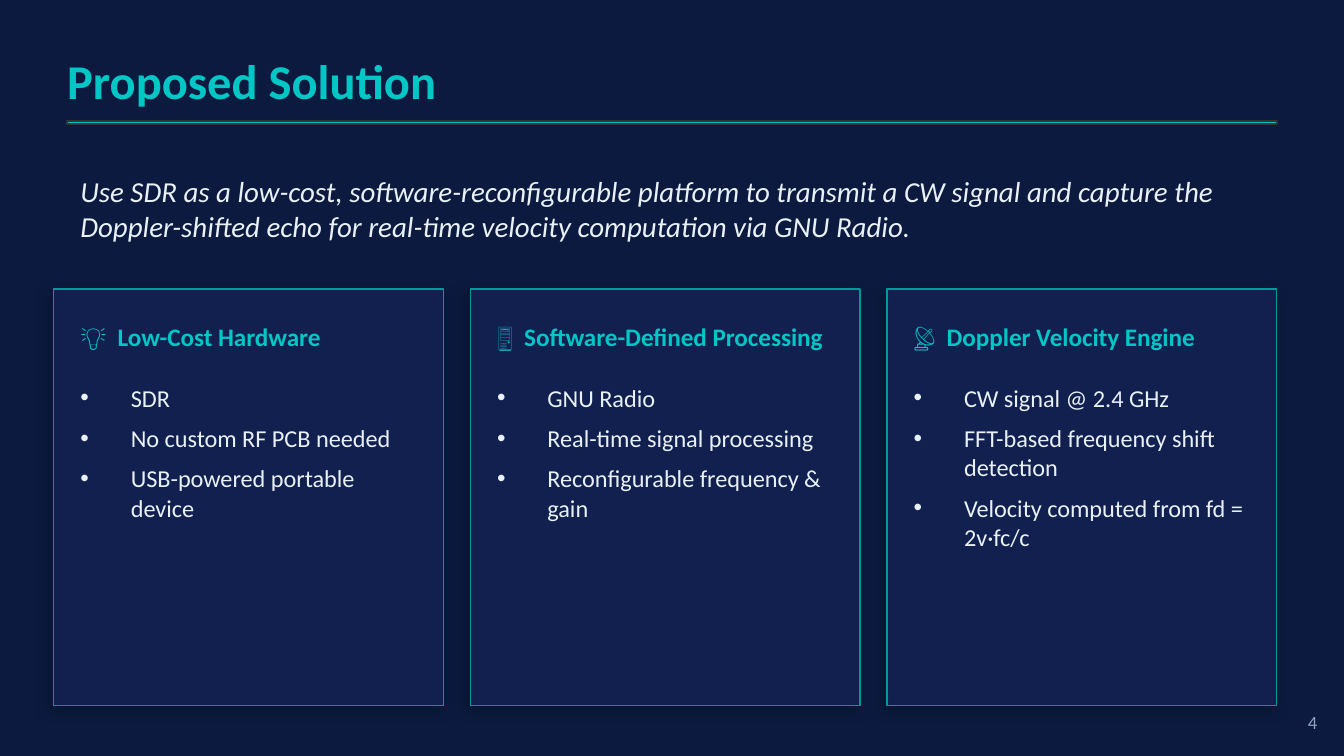
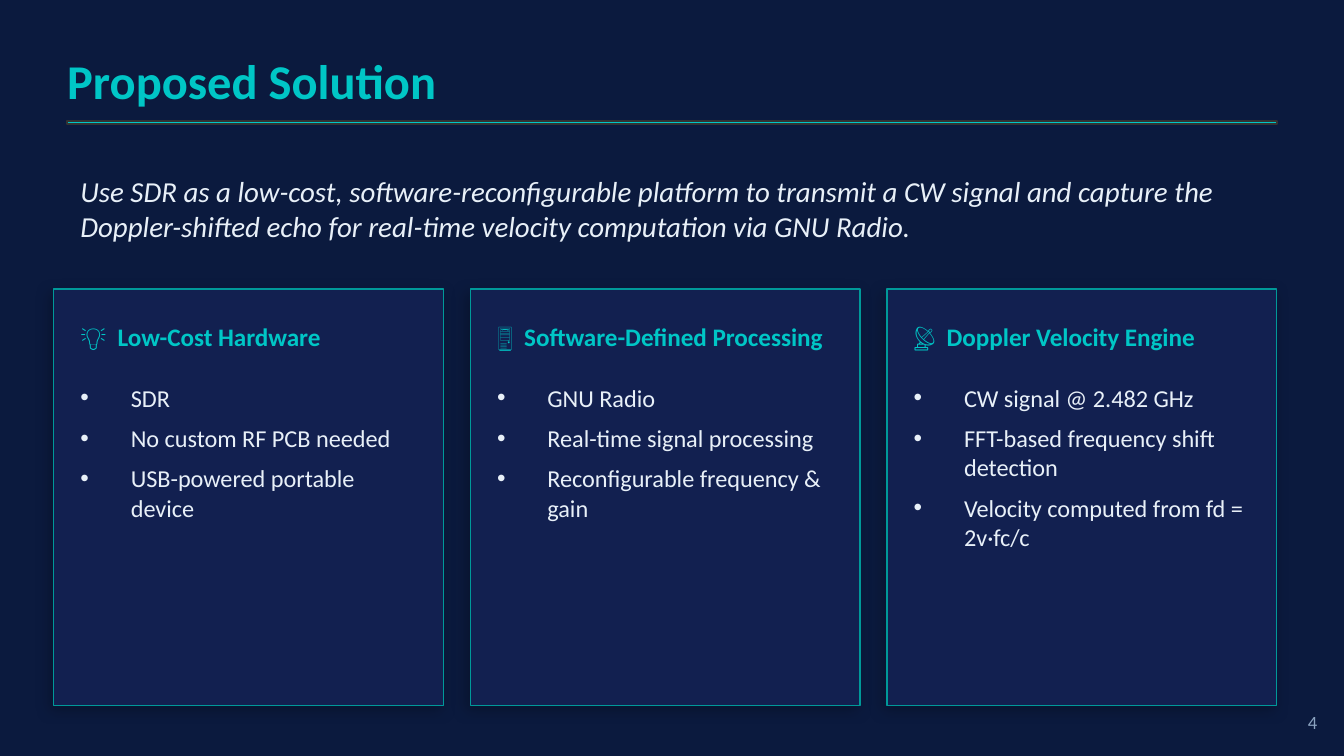
Before and after one commit to dani1560/SDR_Doppler_Radar_Pluto, a slide deck: slide 5 of docs/SDR_Doppler_Radar_CDRB.pptx khan.pptx. Drawn at 1344x756 pixels with LibreOffice and Linux fonts; fonts in the diff are those of the drawing. Boxes give left, top, right and bottom in pixels: in the first picture for what was removed or moved away, otherwise in the second. Text is boxed around its words. In the diff, an @@ line names an element or a change of style, - is before the commit and + after.

```diff
--- a/docs/SDR_Doppler_Radar_CDRB.pptx khan.pptx
+++ b/docs/SDR_Doppler_Radar_CDRB.pptx khan.pptx
@@ text at (964,390,1194,411): text changed @@
-• CW signal @ 2.4 GHz
+• CW signal @ 2.482 GHz
```
Also in this commit, not shown: 8 other slides changed, 2 slides added, 6 other files.
